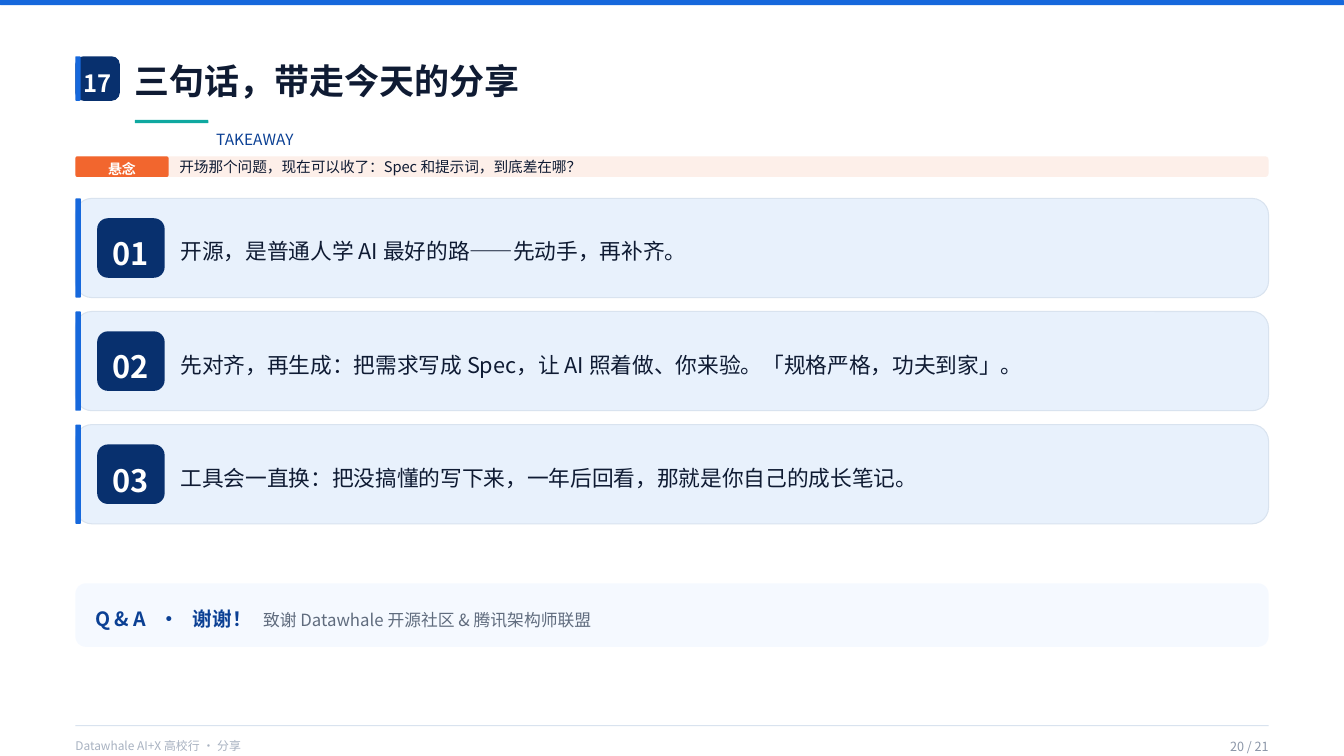
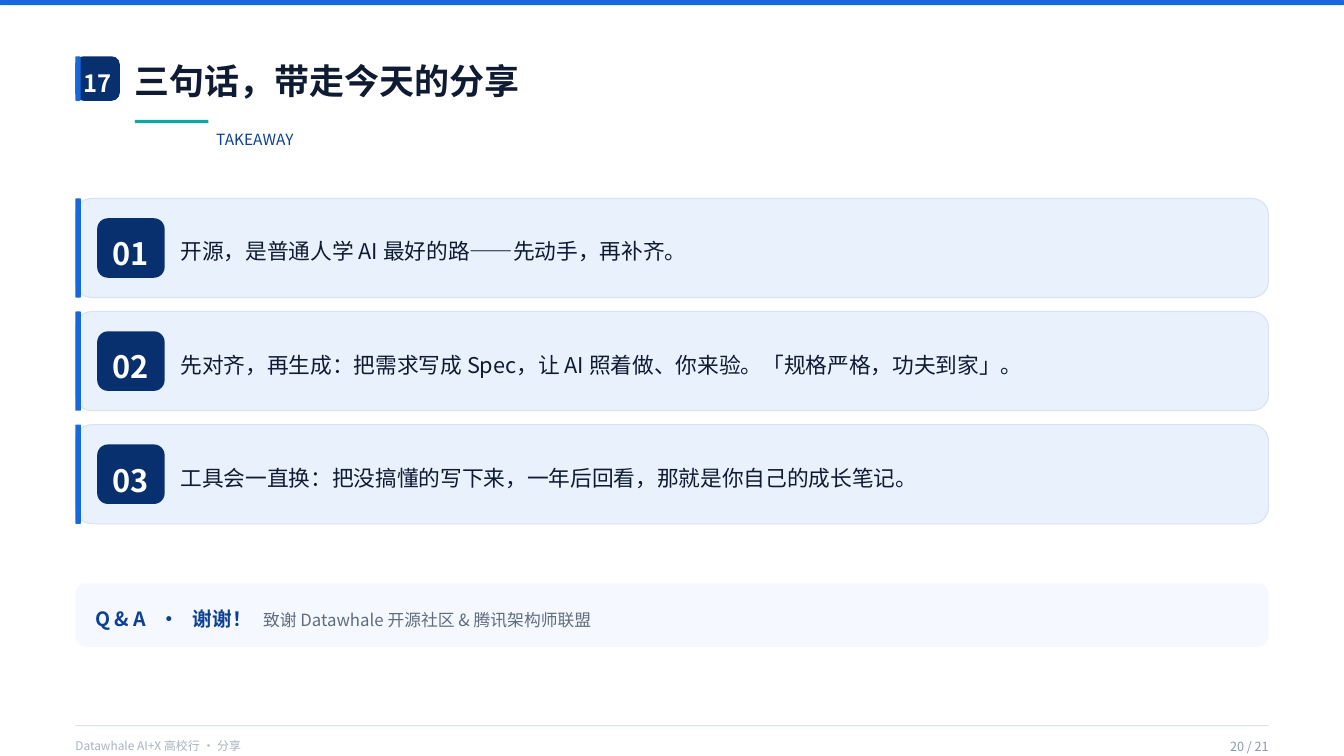
Before and after one commit to Frocir/aix-talk, a slide deck: slide 20 of aix-talk-26pages.pptx. Drawn at 1344x756 pixels with LibreOffice and Linux fonts; fonts in the diff are those of the drawing. Boxes give left, top, right and bottom in pixels: in the first picture for what was removed or moved away, otherwise in the second. Text is boxed around its words. In the diff, an @@ line names an element or a change of style, - is before the commit and + after.

```diff
--- a/aix-talk-26pages.pptx
+++ b/aix-talk-26pages.pptx
@@ rounded rectangle removed at [76, 156, 1269, 176] @@
@@ rounded rectangle removed at [76, 156, 169, 176] @@
@@ text removed at [108, 161, 136, 179] @@
-悬念
@@ text removed at [179, 159, 582, 176] @@
-开场那个问题，现在可以收了：Spec 和提示词，到底差在哪？
```
Also in this commit, not shown: 8 other slides changed, 1 other file.
